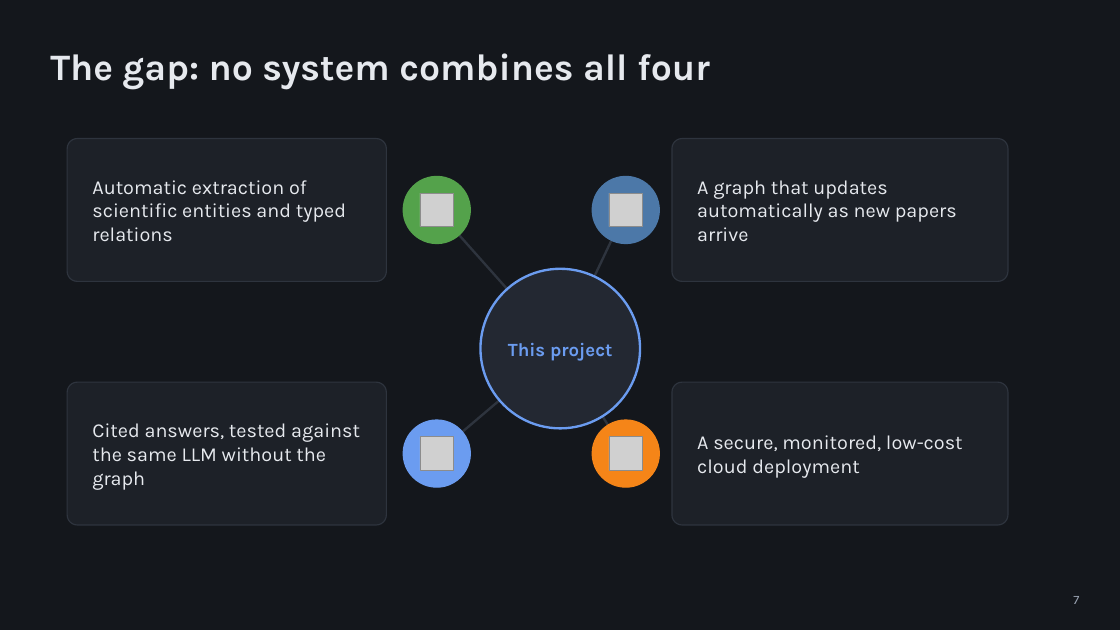
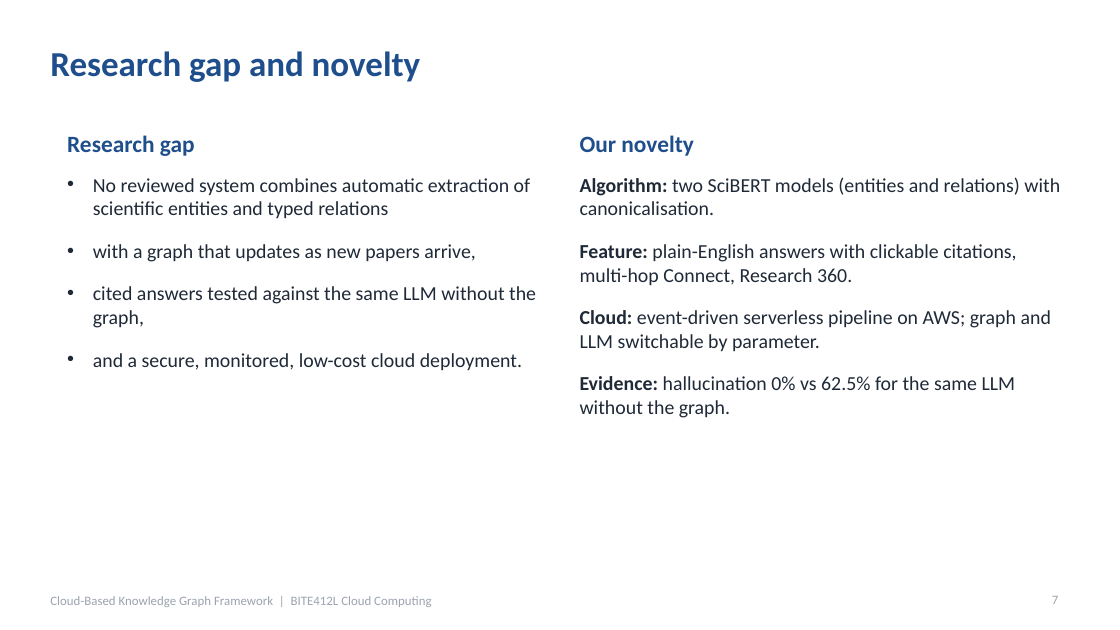
Before and after one commit to DeveshAg30/Cloud_Based_Knowledge_Graph_Framework_for_Automated_Research_Intelligence_Aws_Project_2026, a slide deck: slide 7 of presentation/Project_Presentation.pptx. Drawn at 1120x630 pixels with LibreOffice and Linux fonts; fonts in the diff are those of the drawing; grey boxes stand for pictures. Boxes give left, top, right and bottom in pixels: in the first picture for what was removed or moved away, otherwise in the second. Text is boxed around its words. In the diff, an @@ line names an element or a change of style, - is before the commit and + after.

```diff
--- a/presentation/Project_Presentation.pptx
+++ b/presentation/Project_Presentation.pptx
@@ background #14171C to #FFFFFF @@
@@ title at [50, 51, 421, 82]: text changed; size 32 to 30 pt; font Karla to Calibri; text colour #E6E9EE to #1F4E8C @@
-The gap: no system combines all four
+Research gap and novelty
@@ rounded rectangle removed at [67, 139, 386, 281] @@
@@ text added at [67, 135, 195, 156], 20 pt, text #1F4E8C, bold @@
+Research gap
@@ text added at [580, 135, 694, 156], 20 pt, text #1F4E8C, bold @@
+Our novelty
@@ rounded rectangle removed at [672, 139, 1008, 281] @@
@@ text added at [93, 178, 536, 371], 17 pt, text #1F2937 @@
+• No reviewed system combines automatic extraction of scientific entities and typed relations
+• with a graph that updates as new papers arrive,
+• cited answers tested against the same LLM without the graph,
+• and a secure, monitored, low-cost cloud deployment.
@@ ellipse removed at [403, 176, 471, 244] @@
@@ text added at [580, 177, 1060, 418], 17 pt, text #1F2937 @@
+• Algorithm: two SciBERT models (entities and relations) with canonicalisation.
+• Feature: plain-English answers with clickable citations, multi-hop Connect, Research 360.
+• Cloud: event-driven serverless pipeline on AWS; graph and LLM switchable by parameter.
+• Evidence: hallucination 0% vs 62.5% for the same LLM without the graph.
@@ ellipse removed at [592, 176, 660, 244] @@
@@ text removed at [92, 180, 346, 241] @@
-Automatic extraction of scientific entities and typed relations
@@ picture removed at [420, 193, 454, 227] @@
@@ picture removed at [609, 193, 643, 227] @@
@@ text removed at [697, 180, 957, 241] @@
-A graph that updates automatically as new papers arrive
@@ line removed from (437, 210) to (560, 349) @@
@@ line removed from (626, 210) to (560, 349) @@
@@ ellipse removed at [481, 269, 640, 429] @@
@@ line removed from (560, 349) to (437, 454) @@
@@ text removed at [508, 343, 612, 361] @@
-This project
@@ line removed from (560, 349) to (626, 454) @@
@@ rounded rectangle removed at [67, 382, 386, 525] @@
@@ rounded rectangle removed at [672, 382, 1008, 525] @@
@@ text removed at [92, 423, 360, 490] @@
-Cited answers, tested against the same LLM without the graph
@@ ellipse removed at [403, 420, 471, 487] @@
@@ picture removed at [420, 437, 454, 471] @@
@@ ellipse removed at [592, 420, 660, 487] @@
@@ picture removed at [609, 437, 643, 471] @@
@@ text removed at [697, 435, 963, 478] @@
-A secure, monitored, low-cost cloud deployment
@@ text added at [50, 596, 431, 607], 11 pt, text #9CA3AF @@
+Cloud-Based Knowledge Graph Framework | BITE412L Cloud Computing
@@ page number: place and size @@
-page number at [1073, 596, 1079, 604]
+page number at [1052, 596, 1058, 604]
@@ page number at [1052, 596, 1058, 604]: font Karla to Calibri, text colour #9AA3B2 to #9CA3AF @@
```
Also in this commit, not shown: 20 other slides changed, 6 slides added, 5 slides removed, 1 other file.
